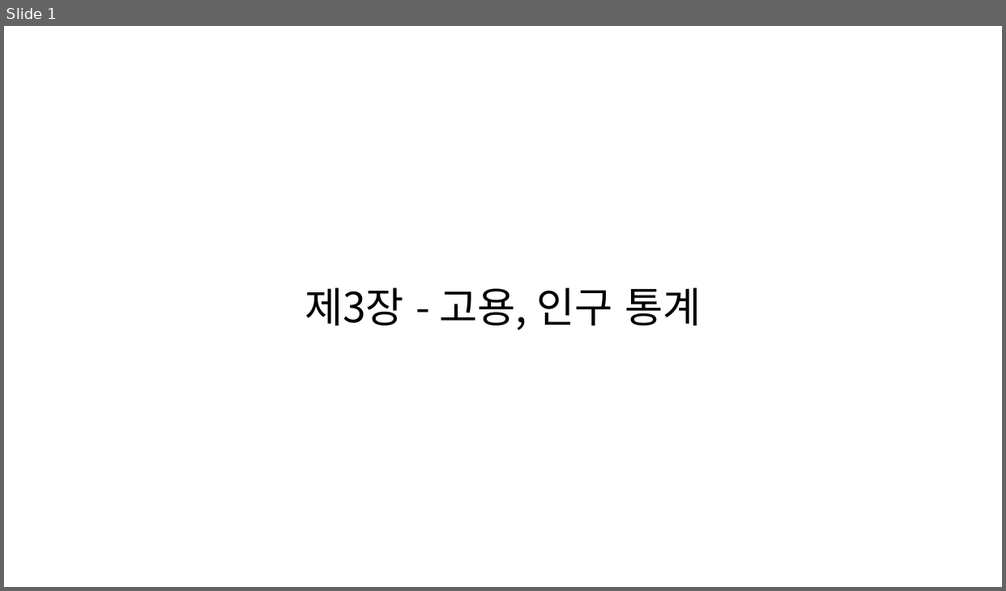
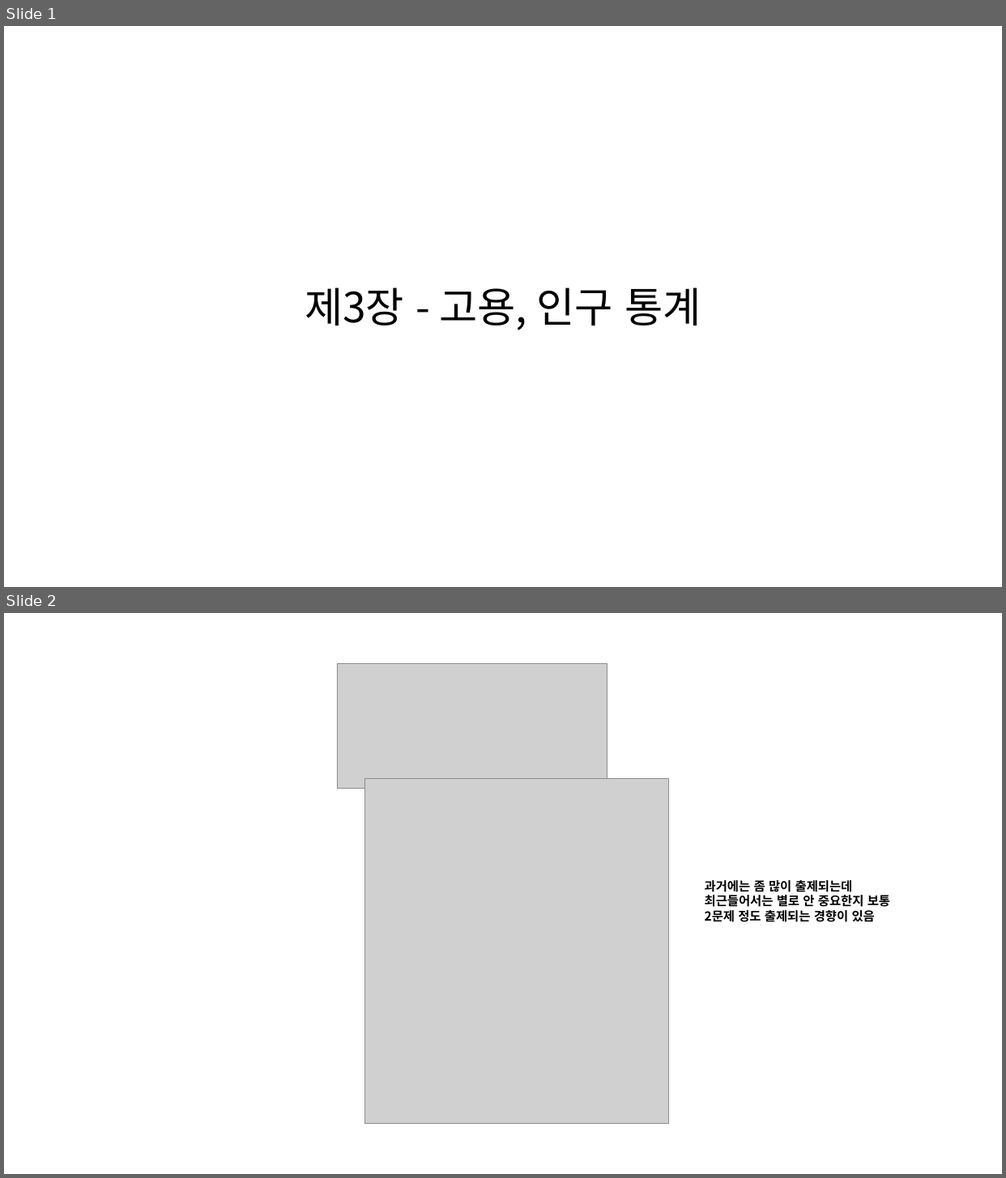
Before and after one commit to KNOU-STUDY/KNOU-UNDERSTANDING-NATIONAL-STATISTICS, a slide deck: previous_question/3장-고용,임금 통계.pptx. Shown one above the other, each under a label of ours: slide 1 before the commit, slides 1 and 2 after it. The pictures are 1006x591 and 1006x1178 pixels, drawn with LibreOffice and Linux fonts; fonts in the diff are those of the drawing; grey boxes stand for pictures. Boxes give left, top, right and bottom in pixels: in the first picture for what was removed or moved away, otherwise in the second. Text is boxed around its words. In the diff, an @@ line names an element or a change of style, - is before the commit and + after.

```diff
--- a/previous_question/3장-고용,임금 통계.pptx
+++ b/previous_question/3장-고용,임금 통계.pptx
@@ slide 2 added at (4,613,1002,1174), background #FFFFFF @@
@@ picture added at (337,664,607,788) @@
@@ picture added at (364,778,669,1123) @@
@@ text added at (705,878,890,922), 12 pt, text #000000, bold @@
+과거에는 좀 많이 출제되는데 최근들어서는 별로 안 중요한지 보통 2문제 정도 출제되는 경향이 있음
```
Also in this commit, not shown: 2 slides changed, 9 other slides added, 16 slides removed.
